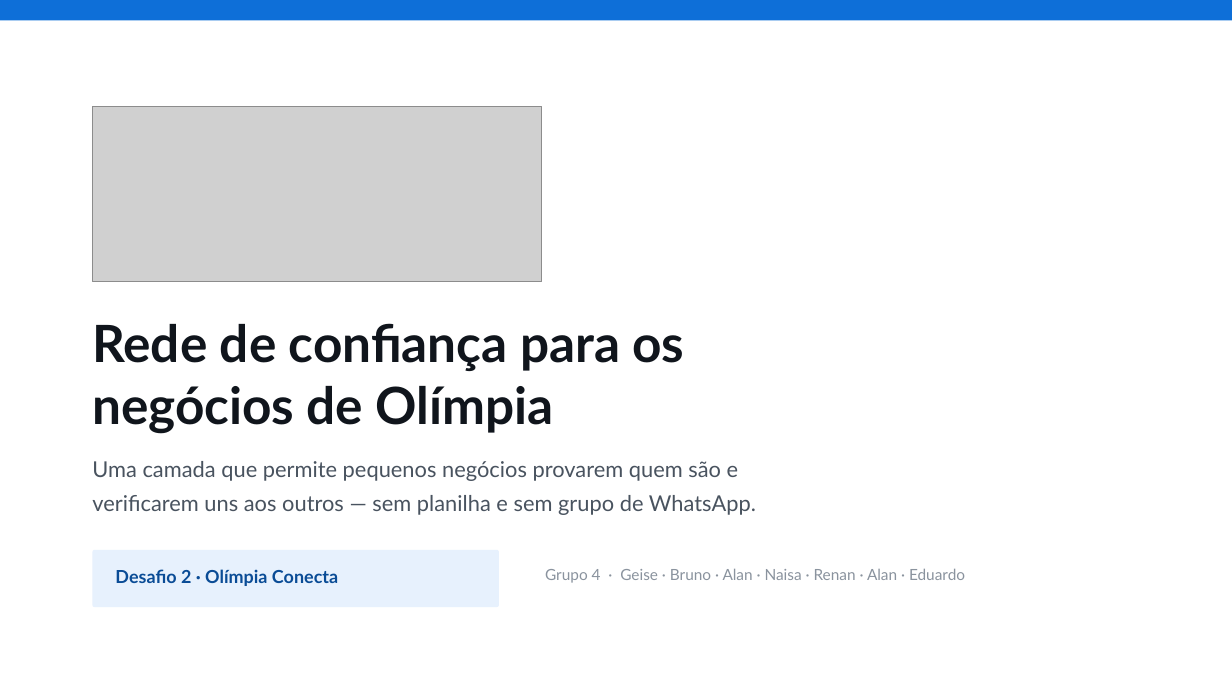
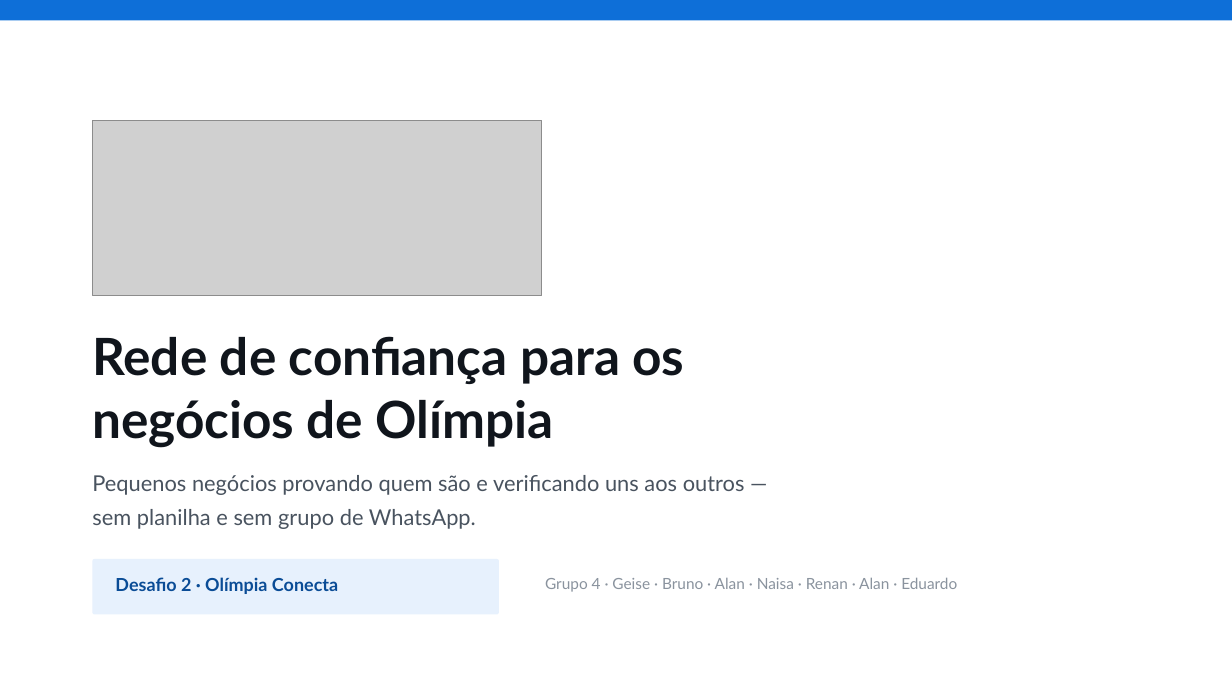
Before and after one commit to ReCroffi/Ideathon_grupo2, a slide deck: slide 1 of SouMaisOlimpia-pitch.pptx. Drawn at 1232x693 pixels with LibreOffice and Linux fonts; fonts in the diff are those of the drawing; grey boxes stand for pictures. Boxes give left, top, right and bottom in pixels: in the first picture for what was removed or moved away, otherwise in the second. Text is boxed around its words. In the diff, an @@ line names an element or a change of style, - is before the commit and + after.

```diff
--- a/SouMaisOlimpia-pitch.pptx
+++ b/SouMaisOlimpia-pitch.pptx
@@ picture: place and size @@
-picture at (92,106,542,282)
+picture at (92,120,542,296)
@@ text "Rede de confiança para os": place and size @@
-text "Rede de confiança para os" at (92,323,685,434)
+text "Rede de confiança para os" at (92,336,685,448)
@@ text at (92,475,745,529): text changed @@
-Uma camada que permite pequenos negócios provarem quem são e
-verificarem uns aos outros — sem planilha e sem grupo de WhatsApp.
+Pequenos negócios provando quem são e verificando uns aos outros —
+sem planilha e sem grupo de WhatsApp.
@@ rounded rectangle: place and size @@
-rounded rectangle at (92,550,499,607)
+rounded rectangle at (92,559,499,615)
@@ text "Desafio 2 · Olímpia Conecta": place and size @@
-text "Desafio 2 · Olímpia Conecta" at (115,569,338,586)
+text "Desafio 2 · Olímpia Conecta" at (115,577,338,594)
@@ text "Grupo 4 · Geise · ..." rewrapped from (545,569,965,583) to (545,578,957,592) @@
```
Also in this commit, not shown: 4 other slides changed, 4 slides added, 9 slides removed, 28 other files.
